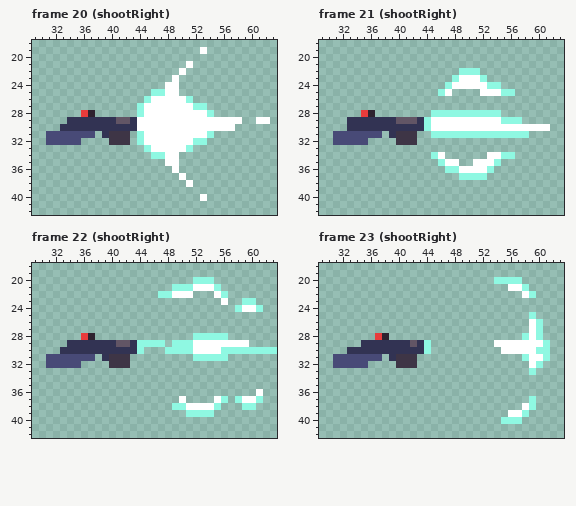
Edited in one commit: pixel-art file (Test_Loopguy/Content/Guns.aseprite). Above: the version before the commit.
64x64 pixels, 24 frames. Shown: frame 20 (shootRight): x 29..63, y 18..42; frame 21 (shootRight): x 29..63, y 18..42; frame 22 (shootRight): x 29..63, y 18..42; frame 23 (shootRight): x 29..63, y 18..42. The commit also changed other frames, which this record leaves out.
Now the later version:
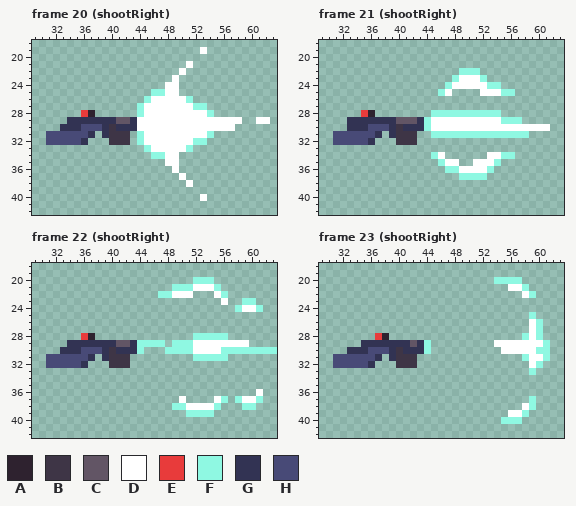
Palette (. is transparent): A #2e222f  B #3e3546  C #625565  D #ffffff  E #e83b3b  F #8ff8e2  G #323353  H #484a77
Change:
{"where": "frame 20 (shootRight), layer \"Layer 2\""}
{"frame":20,"y":30,"x":36,"old":"GGG","new":"HHH"}
{"frame":20,"y":30,"x":40,"old":"G","new":"B"}
{"frame":20,"y":31,"x":37,"old":"H","new":"G"}
{"frame":20,"y":32,"x":36,"old":".","new":"G"}
{"where": "frame 21 (shootRight), layer \"Layer 2\""}
{"frame":21,"y":30,"x":36,"old":"GGG","new":"HHH"}
{"frame":21,"y":30,"x":40,"old":"G","new":"B"}
{"frame":21,"y":31,"x":37,"old":"H","new":"G"}
{"frame":21,"y":32,"x":36,"old":".","new":"G"}
{"where": "frame 22 (shootRight), layer \"Layer 2\""}
{"frame":22,"y":30,"x":36,"old":"GGG","new":"HHH"}
{"frame":22,"y":30,"x":40,"old":"G","new":"B"}
{"frame":22,"y":31,"x":37,"old":"H","new":"G"}
{"frame":22,"y":32,"x":36,"old":".","new":"G"}
{"where": "frame 23 (shootRight), layer \"Layer 2\""}
{"frame":23,"y":30,"x":36,"old":"GGG","new":"HHH"}
{"frame":23,"y":30,"x":40,"old":"G","new":"B"}
{"frame":23,"y":31,"x":37,"old":"H","new":"G"}
{"frame":23,"y":32,"x":36,"old":".","new":"G"}
